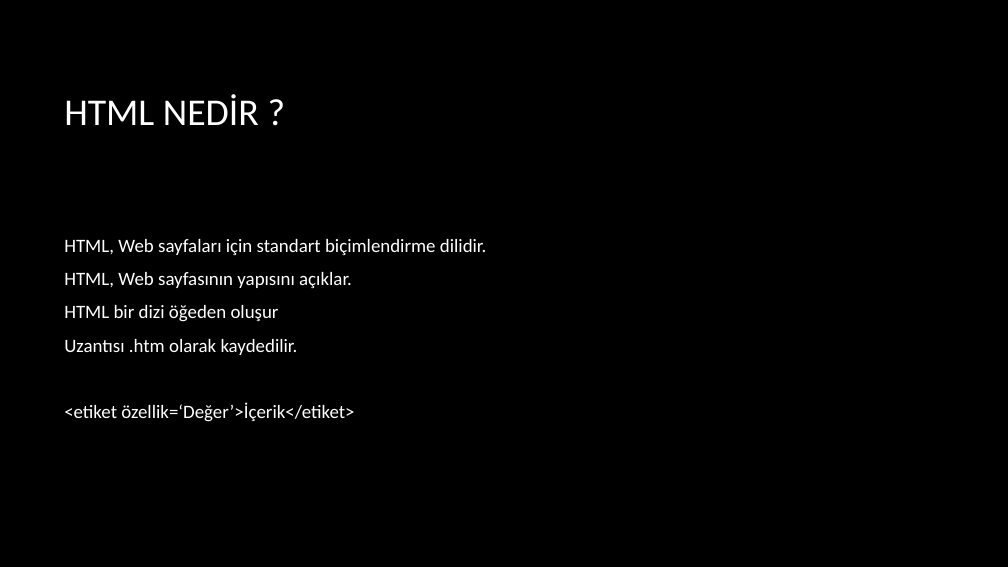
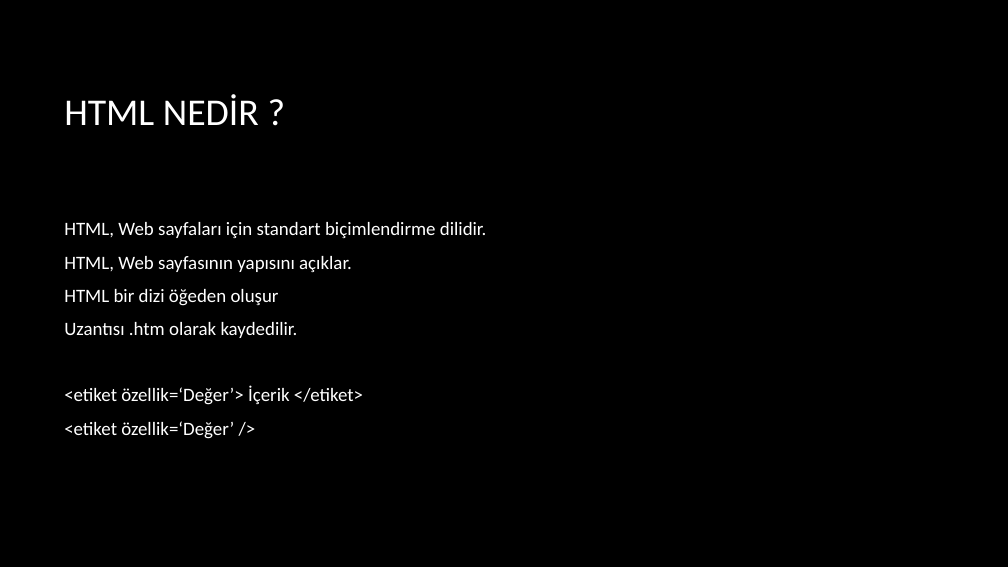
Before and after one commit to etuncay/kugim-gen-yazilimcilar-egitim-programi, a slide deck: slide 2 of Kur 2/6. gün/Html.pptx. Drawn at 1008x567 pixels with LibreOffice and Linux fonts; fonts in the diff are those of the drawing; background and template pictures are left out. Boxes give left, top, right and bottom in pixels: in the first picture for what was removed or moved away, otherwise in the second. Text is boxed around its words. In the diff, an @@ line names an element or a change of style, - is before the commit and + after.

```diff
--- a/Kur 2/6. gün/Html.pptx
+++ b/Kur 2/6. gün/Html.pptx
@@ text at [64,386,363,439]: text changed @@
-<etiket özellik=‘Değer’>İçerik</etiket>
+<etiket özellik=‘Değer’> İçerik </etiket>
+<etiket özellik=‘Değer’ />
```
Also in this commit, not shown: 2 other slides changed, 2 other files.
